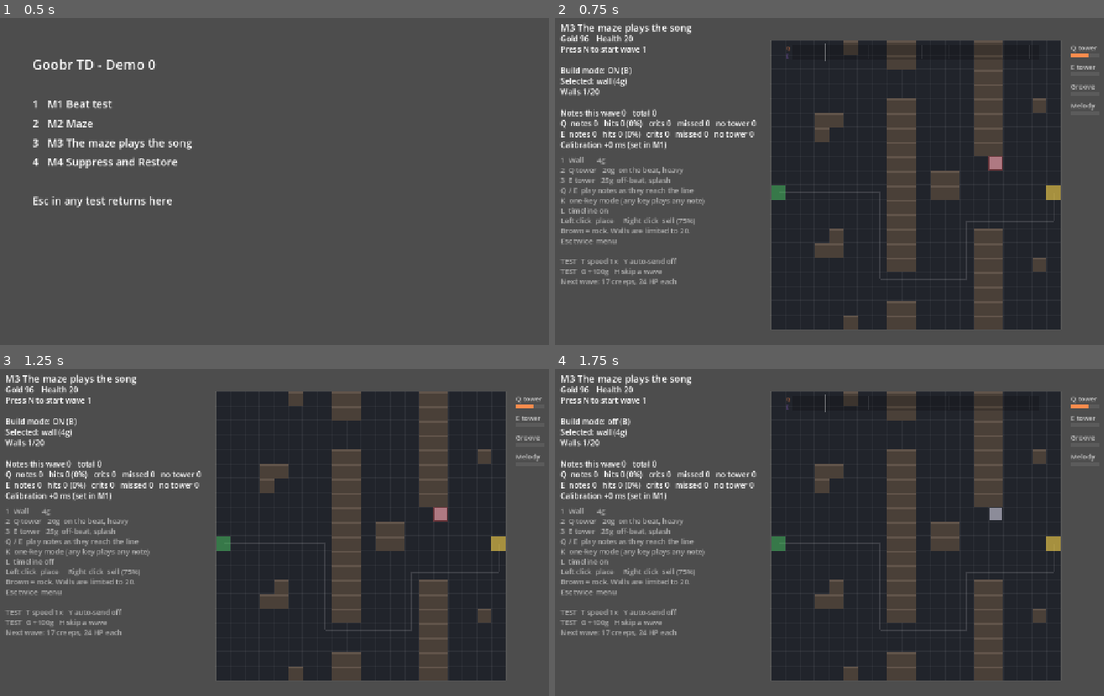
Above: before the commit, frames 1-4 (two rows, left to right).
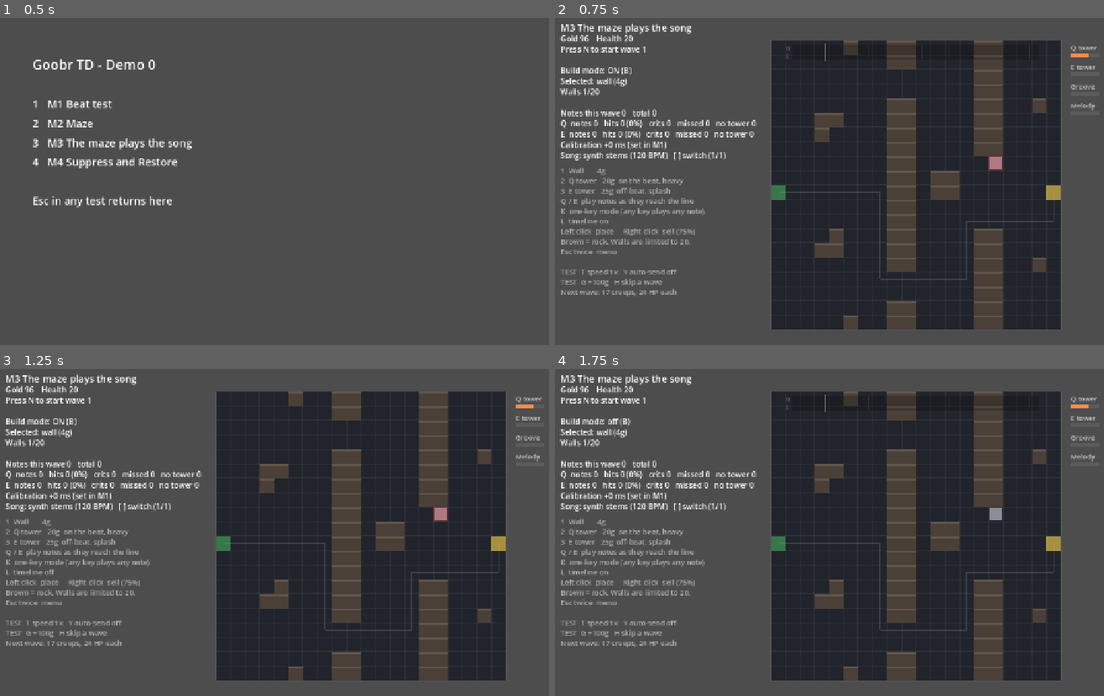
Above: after the commit, the same moments.

Repository: jaredmichaelbench/Goobr-td
Game: Godot game, scene res://menu.tscn
The game is run twice, just before and just after one commit, with the same random seed, the same clock (stepped at 60 frames per second) and the same inputs.
Inputs (mouse positions are in pixels of both pictures, inside the frame that each line leads up to):
- Up to frame 1 (0.5 s): no input
- Up to frame 2 (0.75 s): tap Enter at 0.5 s; move the mouse to (994, 168) at 0.52 s; hold W from 0.53 s (still down); tap 3 at 0.6 s; click (994, 168) at 0.67 s
- Up to frame 3 (1.25 s): keep holding W; tap Space at 0.77 s; tap L at 0.8 s
- Up to frame 4 (1.75 s): tap Space at 1.25, 1.52 s; move the mouse to (736, 552) at 1.27 s; release W at 1.28 s; tap L at 1.35 s; tap B at 1.55 s

Frame 1 is identical in both runs. In frame 2, 2.8% of the frame differs, in the area x 0-32%, y 41-86%; in frame 3, 2.8%; in frame 4, 2.8%.

Commit message:
Test songs: load WAVs from game/audio at their BPM, [ ] song switcher; workflow rule 6
Co-Authored-By: Claude Fable 5.1 <noreply@anthropic.com>
Claude-Session: https://claude.ai/code/session_01L92Fzbf8i6vmMnAej33eyX

Diff:
--- a/game/scripts/m3_song.gd
+++ b/game/scripts/m3_song.gd
@@ -71,6 +71,11 @@
 
 const IDLE_DB := {"kick": -16.0, "hat": -80.0, "bass": -80.0, "lead": -80.0}
 const ACTIVE_DB := {"kick": 0.0, "hat": -8.0, "bass": 0.0, "lead": -1.0}
+## A real song (test only, see audio/README.md) takes the groove slot.
+const SONG_DIR := "res://audio"
+const SONG_IDLE_DB := -16.0
+const SONG_ACTIVE_DB := -3.0
+const DEFAULT_BPM := 120.0
 
 var clock: BeatClock
 var calibration_ms := 0.0
@@ -79,6 +84,10 @@
 
 var stem_index := {}  # stem name -> BeatClock stem index
 var stem_db := {}  # stem name -> current dB
+var idle_db := IDLE_DB.duplicate()
+var active_db := ACTIVE_DB.duplicate()
+var songs: Array[Dictionary] = []  # name, path, bpm. Index 0 is "synth stems".
+var song_index := 0
 var _time_offset := 0.0  # Extra time from the speed-up test tool.
 var _last_step := -1
 var _lead_timer := 0.0
@@ -116,13 +125,27 @@
 	clock = BeatClock.new()
 	add_child(clock)
 	clock.set_muted(true)
+	_scan_songs()
+	var song := songs[song_index]
+	var song_stream: AudioStreamWAV = null
+	if song["path"] != "":
+		song_stream = _load_song(song["path"], song["bpm"])
+	if song_stream == null:
+		song_index = 0
+		song = songs[0]
+	clock.set_bpm(song["bpm"])
 	var bar := clock.bar_length()
-	stem_index["kick"] = clock.add_stem(StemSynth.kick(bar), IDLE_DB["kick"])
-	stem_index["hat"] = clock.add_stem(StemSynth.hat(bar), IDLE_DB["hat"])
-	stem_index["bass"] = clock.add_stem(StemSynth.bass(bar), IDLE_DB["bass"])
-	stem_index["lead"] = clock.add_stem(StemSynth.lead(bar), IDLE_DB["lead"])
-	for k in IDLE_DB:
-		stem_db[k] = IDLE_DB[k]
+	stem_index["kick"] = clock.add_stem(StemSynth.kick(bar), idle_db["kick"])
+	if song_stream != null:
+		idle_db["hat"] = SONG_IDLE_DB
+		active_db["hat"] = SONG_ACTIVE_DB
+		stem_index["hat"] = clock.add_stem(song_stream, idle_db["hat"])
+	else:
+		stem_index["hat"] = clock.add_stem(StemSynth.hat(bar), idle_db["hat"])
+	stem_index["bass"] = clock.add_stem(StemSynth.bass(bar), idle_db["bass"])
+	stem_index["lead"] = clock.add_stem(StemSynth.lead(bar), idle_db["lead"])
+	for k in idle_db:
+		stem_db[k] = idle_db[k]
 	for sfx in [["perfect", 1320.0, -4.0], ["good", 880.0, -8.0], ["miss", 140.0, -6.0]]:
 		var player := AudioStreamPlayer.new()
 		player.stream = StemSynth.chime(sfx[1])
@@ -168,6 +191,70 @@
 ## Wave 1 = level 0, wave 2 = level 1, waves 3-4 = level 2 (E joins), wave 5+ = level 3.
 func chart_for_wave(w: int) -> Array:
 	return CHARTS[clampi(w - 1 if w <= 2 else (w + 1) / 2, 0, CHARTS.size() - 1)]
+
+
+# --- Test songs ----------------------------------------------------------------
+
+## Lists the WAVs in audio/. A leading number in the filename is the BPM.
+func _scan_songs() -> void:
+	songs = [{"name": "synth stems", "path": "", "bpm": DEFAULT_BPM}]
+	var dir := DirAccess.open(SONG_DIR)
+	if dir == null:
+		return
+	var re := RegEx.new()
+	re.compile("^\\s*(\\d+(?:\\.\\d+)?)[\\s_.-]*(.*)$")
+	var names := Array(dir.get_files())
+	names.sort()
+	for f in names:
+		if not f.to_lower().ends_with(".wav"):
+			continue
+		var base: String = f.substr(0, f.length() - 4)
+		var bpm := DEFAULT_BPM
+		var m := re.search(base)
+		if m != null and m.get_string(2) != "":
+			bpm = float(m.get_string(1))
+			base = m.get_string(2)
+		songs.append({"name": base, "path": SONG_DIR + "/" + f, "bpm": bpm})
+	var want := _load_song_choice()
+	for i in songs.size():
+		if songs[i]["name"] == want:
+			song_index = i
+
+
+## Loads a WAV at runtime (no import step) and loops it on a whole bar.
+func _load_song(path: String, bpm: float) -> AudioStreamWAV:
+	var stream := AudioStreamWAV.load_from_file(ProjectSettings.globalize_path(path))
+	if stream == null:
+		push_warning("Could not load song " + path)
+		return null
+	var bar := 60.0 / bpm * clock.beats_per_bar
+	var bars := floorf(stream.get_length() / bar)
+	if bars >= 1.0:
+		stream.loop_mode = AudioStreamWAV.LOOP_FORWARD
+		stream.loop_begin = 0
+		stream.loop_end = int(bars * bar * stream.mix_rate)
+	return stream
+
+
+func _load_song_choice() -> String:
+	var cfg := ConfigFile.new()
+	if cfg.load(Timing.SETTINGS_PATH) == OK:
+		return cfg.get_value("test", "song", "")
+	return ""
+
+
+func _save_song_choice(name: String) -> void:
+	var cfg := ConfigFile.new()
+	cfg.load(Timing.SETTINGS_PATH)
+	cfg.set_value("test", "song", name)
+	cfg.save(Timing.SETTINGS_PATH)
+
+
+## Switching songs rebuilds the audio graph, so it restarts the scene.
+func _switch_song(delta_index: int) -> void:
+	var next := posmod(song_index + delta_index, songs.size())
+	_save_song_choice(songs[next]["name"])
+	get_tree().reload_current_scene()
 
 
 # --- Time ----------------------------------------------------------------------
@@ -313,6 +400,9 @@
 			return
 		if event.keycode == KEY_L:
 			show_timeline = not show_timeline
+			return
+		if event.keycode == KEY_BRACKETLEFT or event.keycode == KEY_BRACKETRIGHT:
+			_switch_song(1 if event.keycode == KEY_BRACKETRIGHT else -1)
 			return
 		if event.keycode in [KEY_Q, KEY_E] or (one_key_mode and event.keycode == KEY_SPACE):
 			_play(event.keycode)
@@ -423,7 +513,7 @@
 	active["hat"] = active["kick"] or active["bass"]  # Background groove while fighting.
 	_adjust_mix(active)
 	for k in stem_db:
-		var target_db: float = ACTIVE_DB[k] if active[k] else IDLE_DB[k]
+		var target_db: float = active_db[k] if active[k] else idle_db[k]
 		if speed > 1:
 			target_db = -80.0
 		var cur: float = stem_db[k]
@@ -591,6 +681,7 @@
 		var rate: float = 0.0 if st["notes"] == 0 else 100.0 * st["hits"] / st["notes"]
 		lines.append("%s  notes %d   hits %d (%.0f%%)   crits %d   missed %d   no tower %d" % [OS.get_keycode_string(KEYS[type]), st["notes"], st["hits"], rate, st["perfects"], st["missed"], st["wasted"]])
 	lines.append("Calibration %+.0f ms (set in M1)%s" % [calibration_ms, "   ONE-KEY MODE" if one_key_mode else ""])
+	lines.append("Song: %s (%.0f BPM)   [ ] switch (%d/%d)" % [songs[song_index]["name"], clock.bpm, song_index + 1, songs.size()])
 	return lines
 
 
Not shown, added: .gitignore
Not shown, changed: CLAUDE.md
Not shown, changed: docs/INDEX.md
Not shown, changed: docs/backlog/backlog.md
Not shown, changed: docs/prototypes/M4-results.md
Not shown, changed: game/README.md
Not shown, added: game/audio/README.md
